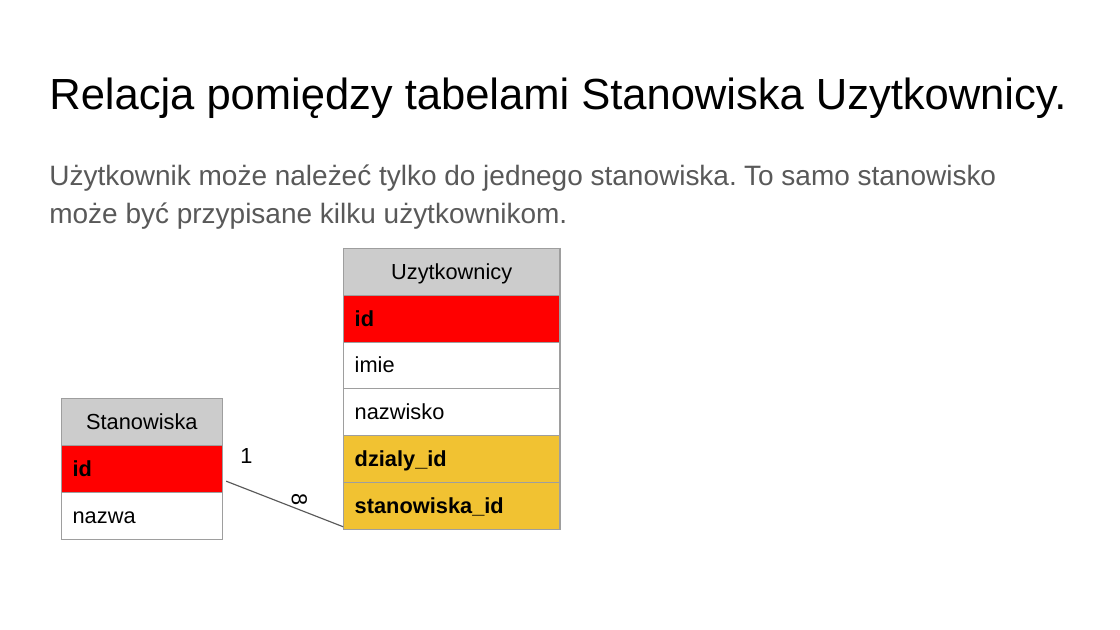
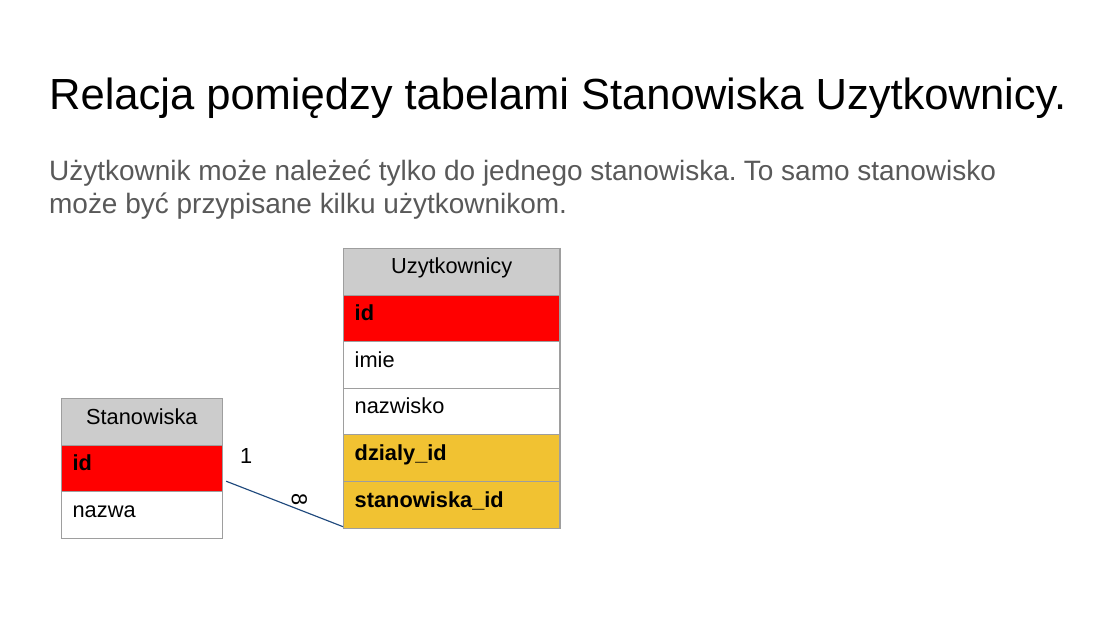
Before and after one commit to PrzemekN/wyposazenie, a slide deck: slide 7 of Projekt bazy danych Wyposazenie.pptx. Drawn at 1120x630 pixels with LibreOffice and Linux fonts; fonts in the diff are those of the drawing. Boxes give left, top, right and bottom in pixels: in the first picture for what was removed or moved away, otherwise in the second. Text is boxed around its words. In the diff, an @@ line names an element or a change of style, - is before the commit and + after.

```diff
--- a/Projekt bazy danych Wyposazenie.pptx
+++ b/Projekt bazy danych Wyposazenie.pptx
@@ text "Użytkownik może należeć tylko do ..." at bbox=[49, 159, 995, 219]: line spacing 1.15 to 1 @@
@@ table at bbox=[344, 249, 560, 529] @@
@@ borders changed @@
@@ table at bbox=[62, 399, 223, 539] @@
@@ borders changed @@
@@ line removed from (226, 482) to (343, 526) @@
@@ freeform shape added at bbox=[226, 482, 343, 528], outline #1F497D 0.74 pt @@
```
Also in this commit, not shown: 7 other slides changed, 1 slide added, 1 other file.
